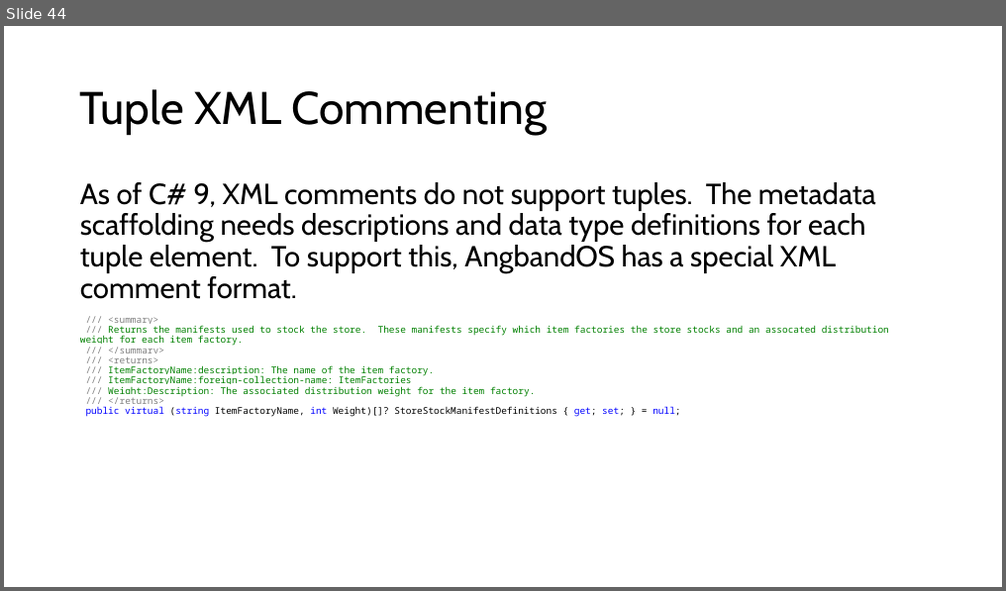
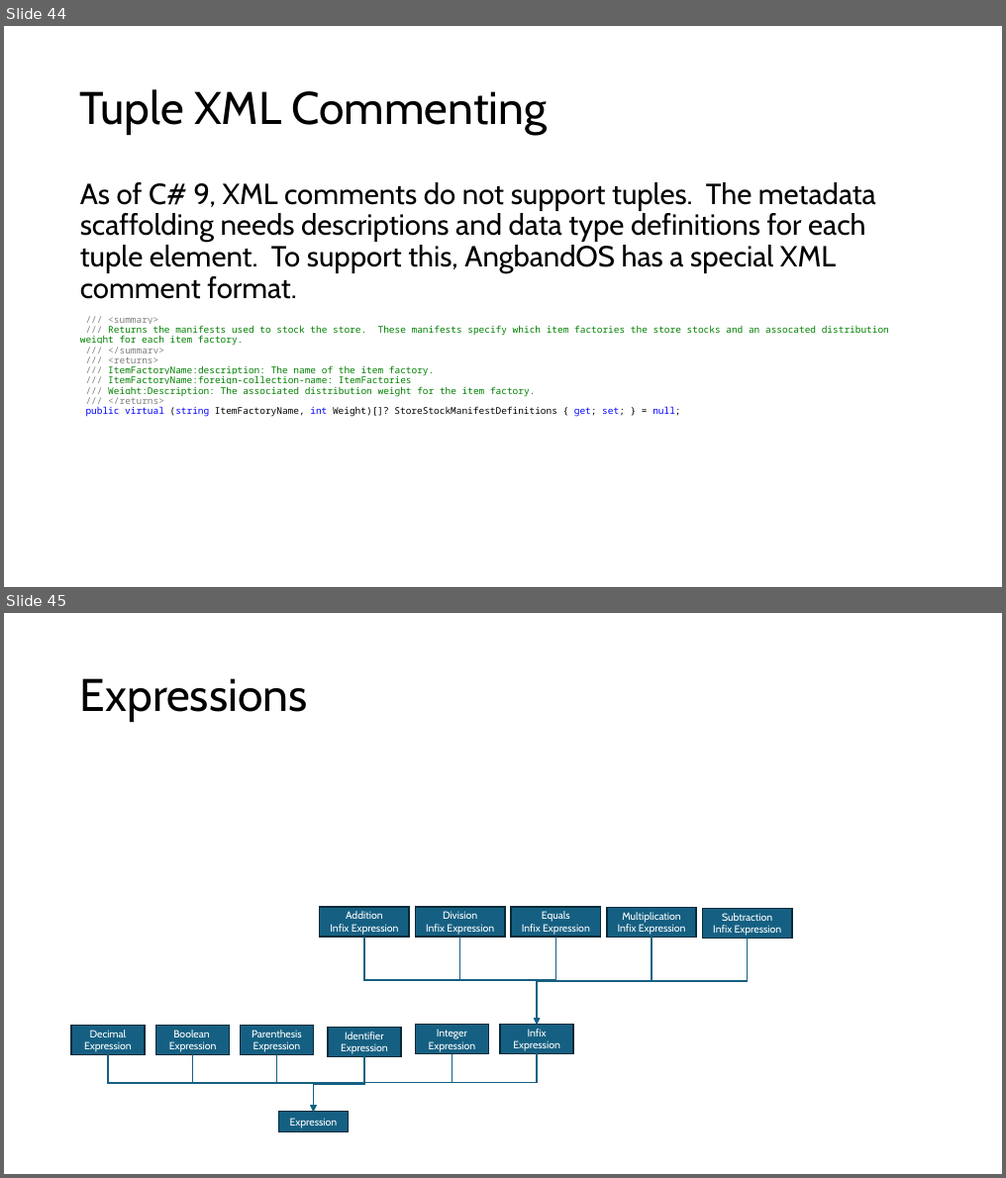
Before and after one commit to marcjohnston/AngbandOS, a slide deck: Documents/Object Property Design and Binding.pptx. Shown one above the other, each under a label of ours: slide 44 before the commit, slides 44 and 45 after it. The pictures are 1006x591 and 1006x1178 pixels, drawn with LibreOffice and Linux fonts; fonts in the diff are those of the drawing. Boxes give left, top, right and bottom in pixels: in the first picture for what was removed or moved away, otherwise in the second. Text is boxed around its words. In the diff, an @@ line names an element or a change of style, - is before the commit and + after.

Commit message:
Added expressions

```diff
--- a/Documents/Object Property Design and Binding.pptx
+++ b/Documents/Object Property Design and Binding.pptx
@@ slide 45 added at bbox=[4, 613, 1002, 1174], background #FFFFFF @@
@@ title added at bbox=[80, 678, 308, 722], 44 pt, text #000000 @@
+Expressions
@@ rectangle added at bbox=[320, 907, 410, 937], fill #156082, outline #092A39 1.5 pt, 10 pt, text #FFFFFF @@
+Addition
+Infix Expression
@@ rectangle added at bbox=[415, 907, 505, 937], fill #156082, outline #092A39 1.5 pt, 10 pt, text #FFFFFF @@
+Division
+Infix Expression
@@ rectangle added at bbox=[511, 907, 601, 937], fill #156082, outline #092A39 1.5 pt, 10 pt, text #FFFFFF @@
+Equals
+Infix Expression
@@ rectangle added at bbox=[607, 908, 696, 938], fill #156082, outline #092A39 1.5 pt, 10 pt, text #FFFFFF @@
+Multiplication
+Infix Expression
@@ rectangle added at bbox=[703, 909, 792, 939], fill #156082, outline #092A39 1.5 pt, 10 pt, text #FFFFFF @@
+Subtraction
+Infix Expression
@@ elbow arrow added from (364, 937) to (537, 1025), #156082 1.5 pt @@
@@ elbow arrow added from (460, 937) to (537, 1025), #156082 1.5 pt @@
@@ elbow arrow added from (555, 937) to (537, 1025), #156082 1.5 pt @@
@@ elbow arrow added from (651, 937) to (537, 1025), #156082 1.5 pt @@
@@ elbow arrow added from (747, 938) to (537, 1025), #156082 1.5 pt @@
@@ rectangle added at bbox=[71, 1026, 145, 1056], fill #156082, outline #092A39 1.5 pt, 10 pt, text #FFFFFF @@
+Decimal Expression
@@ rectangle added at bbox=[156, 1026, 230, 1056], fill #156082, outline #092A39 1.5 pt, 10 pt, text #FFFFFF @@
+Boolean
+Expression
@@ rectangle added at bbox=[240, 1026, 313, 1056], fill #156082, outline #092A39 1.5 pt, 10 pt, text #FFFFFF @@
+Parenthesis Expression
@@ rectangle added at bbox=[328, 1028, 401, 1058], fill #156082, outline #092A39 1.5 pt, 10 pt, text #FFFFFF @@
+Identifier Expression
@@ rectangle added at bbox=[415, 1025, 488, 1055], fill #156082, outline #092A39 1.5 pt, 10 pt, text #FFFFFF @@
+Integer Expression
@@ rectangle added at bbox=[500, 1025, 573, 1055], fill #156082, outline #092A39 1.5 pt, 10 pt, text #FFFFFF @@
+Infix Expression
@@ elbow arrow added from (108, 1055) to (313, 1112), #156082 1.5 pt @@
@@ elbow arrow added from (193, 1055) to (313, 1112), #156082 1.5 pt @@
@@ elbow arrow added from (276, 1055) to (313, 1112), #156082 1.5 pt @@
@@ elbow arrow added from (537, 1054) to (313, 1112), #156082 1.5 pt @@
@@ elbow arrow added from (451, 1054) to (313, 1112), #156082 1.5 pt @@
@@ elbow arrow added from (364, 1057) to (313, 1112), #156082 1.5 pt @@
@@ rectangle added at bbox=[279, 1112, 348, 1133], fill #156082, outline #092A39 1.5 pt, 10 pt, text #FFFFFF @@
+Expression
```
Also in this commit, not shown: 1 other slide added.
